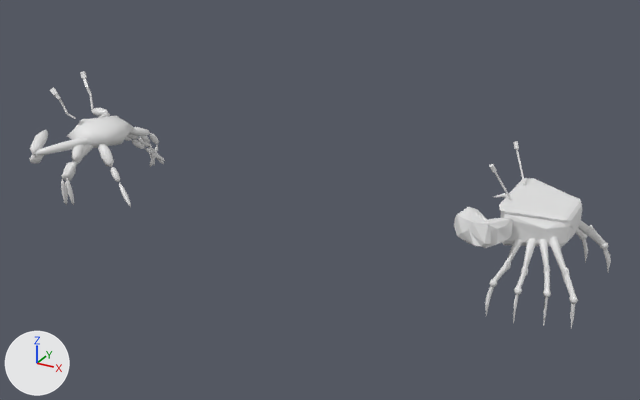
The FBX model Assets/Models/fbx/crab_forward.FBX: old version first, new version second.
Camera for both pictures: a 50 mm lens placed at (0.164, -0.563, 0.367), pointed at (-0.201, 0.101, 0.035). Lighting does not change. The marker at lower left points along +X, +Y and +Z. Both versions are drawn at frame 74 of the action 'Take 001'; the numbers are the values there.

Objects in the first picture: 'ChamferBox001', 'CrabHub'.
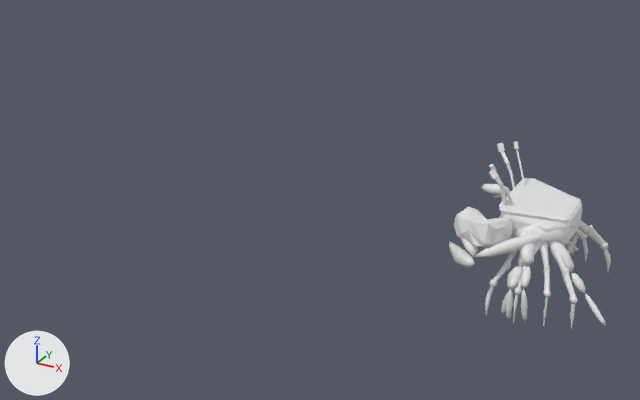
Boxes (x1, y1, x2, y2) around the edits, measured in the pictures (640 x 400 px):
'CrabHub', moved: before (67, 115, 135, 148); after (499, 214, 576, 242)
'CrabLArm2', moved: before (34, 138, 89, 155); after (474, 232, 541, 258)
'CrabLLeg21', moved: before (98, 144, 114, 167); after (549, 241, 574, 272)
'CrabLArmDigit1', moved: before (29, 154, 44, 164); after (449, 241, 475, 268)
'CrabLLeg11', moved: before (71, 138, 84, 161); after (519, 231, 534, 266)
'CrabLArmPalm', moved: before (30, 130, 48, 154); after (461, 237, 478, 257)
'CrabLLeg23', moved: before (119, 183, 131, 207); after (585, 293, 606, 327)
'CrabRArm2', moved: before (91, 108, 108, 116); after (481, 184, 511, 195)
'CrabLLeg13', moved: before (66, 178, 74, 205); after (521, 289, 528, 322)
'CrabLLeg12', moved: before (65, 161, 77, 177); after (521, 266, 531, 288)
'CrabLLeg33', moved: before (61, 179, 68, 205); after (506, 288, 513, 320)
'CrabLLeg22', moved: before (110, 167, 120, 182); after (571, 272, 586, 293)
'CrabLLeg42', moved: before (63, 162, 76, 181); after (507, 266, 523, 290)
'CrabRLeg3.003', moved: before (150, 145, 158, 167); after (567, 234, 579, 254)
'CrabLLeg41', moved: before (73, 144, 93, 162); after (520, 241, 541, 265)
'CrabRLeg1.003', moved (not visible afterwards): before (129, 127, 150, 136)
'CrabLLeg32', moved: before (61, 170, 67, 179); after (509, 277, 520, 288)
'CrabEyeL5', moved: before (50, 87, 58, 96); after (488, 169, 499, 180)
'CrabRLeg3', moved: before (145, 148, 165, 161); after (566, 241, 578, 251)
'CrabEyeR5', moved: before (80, 71, 87, 79); after (496, 142, 505, 152)
'CrabLLeg43', moved: before (65, 182, 68, 200); after (501, 292, 508, 314)
'CrabEyeR4', moved: before (83, 78, 89, 88); after (500, 151, 509, 164)
'CrabLLeg31', moved: before (72, 145, 86, 164); after (517, 243, 536, 267)
'CrabRLeg2', moved (not visible afterwards): before (132, 139, 144, 149)
'CrabRLeg2.003', moved (not visible afterwards): before (149, 133, 159, 144)
'CrabEyeL3', moved: before (59, 98, 64, 107); after (499, 183, 504, 193)
'CrabEyeL4', moved: before (55, 94, 61, 100); after (495, 177, 502, 184)
'CrabEyeR3', moved: before (86, 87, 92, 95); after (506, 163, 512, 173)
'CrabRLeg2.001', moved (not visible afterwards): before (138, 138, 150, 147)
'CrabEyeL2', moved: before (63, 106, 68, 114); after (501, 193, 505, 202)
'CrabEyeR1', moved: before (90, 100, 94, 110); after (511, 180, 515, 189)
'CrabRLeg2.002', moved (not visible afterwards): before (140, 136, 150, 143)
'CrabRLeg3.001', moved: before (151, 148, 164, 164); after (566, 245, 574, 254)
'CrabRLeg1.001', moved (not visible afterwards): before (127, 135, 138, 140)
'CrabRArm1', moved (not visible afterwards): before (98, 112, 110, 118)
'CrabRLeg3.002', moved (not visible afterwards): before (149, 143, 155, 166)
'CrabEyeR2', moved: before (89, 94, 92, 101); after (510, 172, 514, 180)
'CrabEyeL1', moved (not visible afterwards): before (67, 113, 76, 119)
'CrabRLeg1', moved (not visible afterwards): before (125, 137, 132, 141)

Diff of the bpy script that builds the scene:
```diff
--- a/Assets/Models/fbx/crab_forward.FBX.py
+++ b/Assets/Models/fbx/crab_forward.FBX.py
@@ ob_crabhub @@
 ob_crabhub = bpy.data.objects.new('CrabHub', me_mesh)
-ob_crabhub.location = (-0.4587, 0.0956, 0.0532)
+ob_crabhub.location = (0.003, 0.0956, 0.0532)
 ob_crabhub.rotation_euler = (0.152, -1.517, 1.571)  # degrees (8.7, -87, 90)
```
